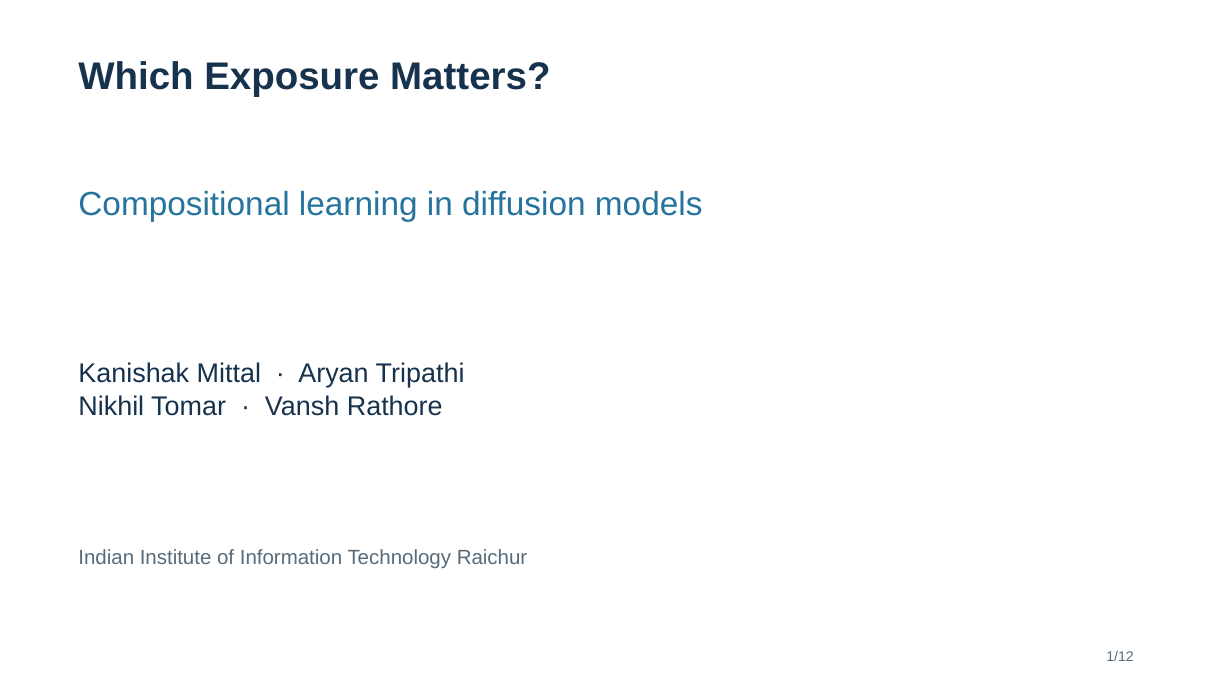
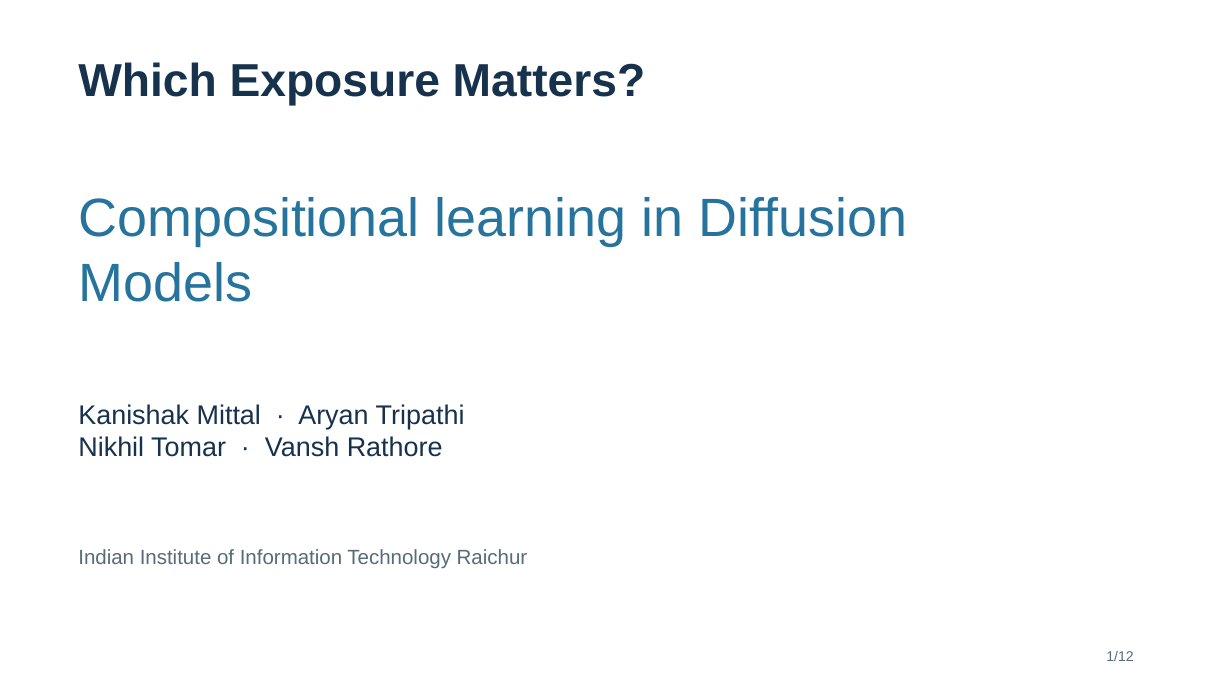
Before and after one commit to Space-Dev0/muadib, a slide deck: slide 1 of presentation/powerpoint/which-exposure-matters-submission-revised.pptx. Drawn at 1232x693 pixels with LibreOffice and Linux fonts; fonts in the diff are those of the drawing. Boxes give left, top, right and bottom in pixels: in the first picture for what was removed or moved away, otherwise in the second. Text is boxed around its words. In the diff, an @@ line names an element or a change of style, - is before the commit and + after.

```diff
--- a/presentation/powerpoint/which-exposure-matters-submission-revised.pptx
+++ b/presentation/powerpoint/which-exposure-matters-submission-revised.pptx
@@ text "Which Exposure Matters?" at box(78, 62, 645, 106): size 30 to 36 pt @@
@@ text at box(78, 197, 907, 302): text changed; size 26 to 42 pt @@
-Compositional learning in diffusion models
+Compositional learning in Diffusion Models
@@ text "Kanishak Mittal · Aryan Tripathi": place and size @@
-text "Kanishak Mittal · Aryan Tripathi" at box(78, 362, 465, 416)
+text "Kanishak Mittal · Aryan Tripathi" at box(78, 404, 465, 457)
```
Also in this commit, not shown: 12 other files.
